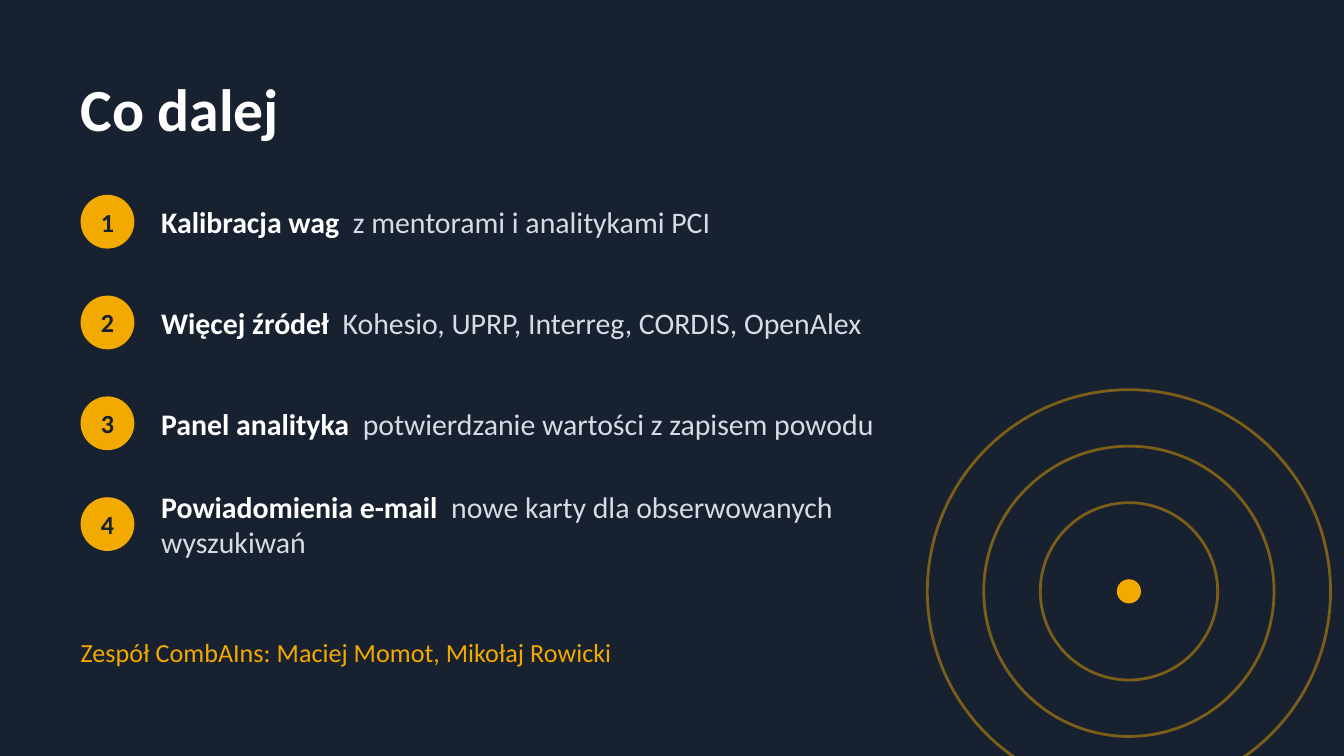
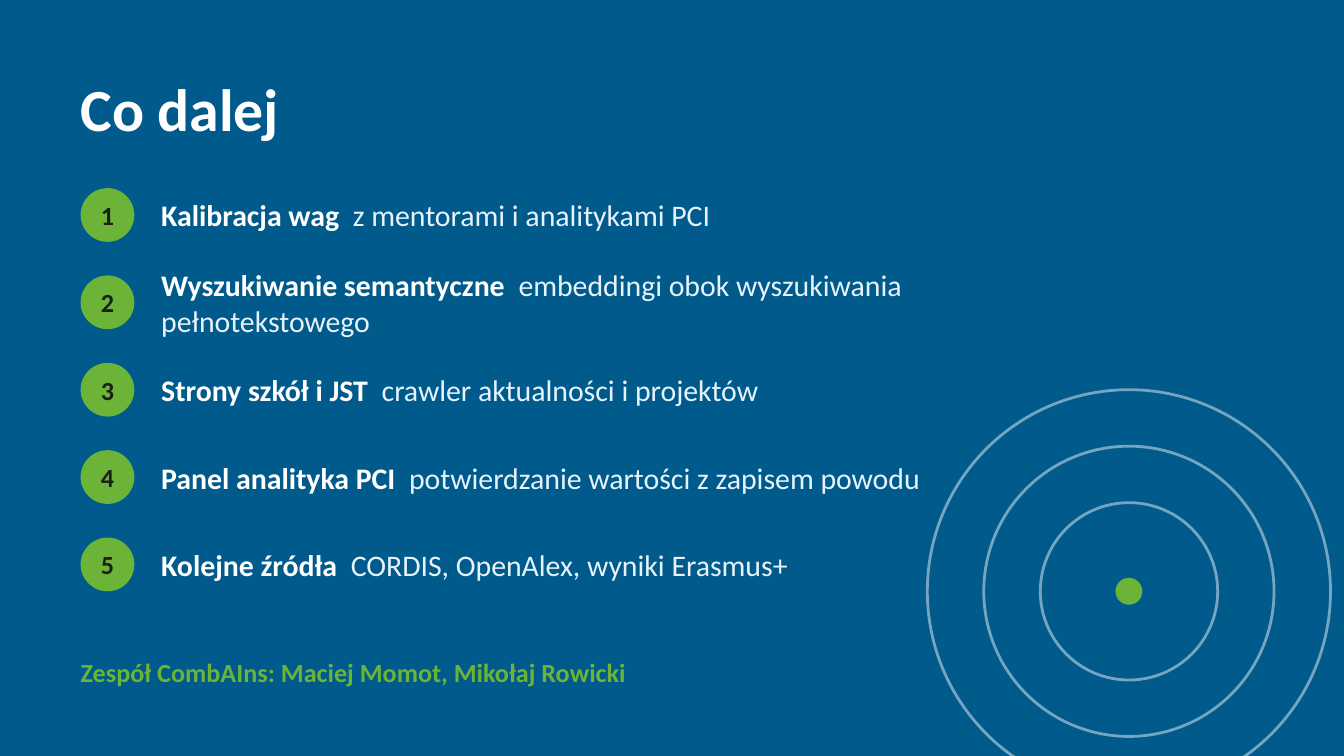
Before and after one commit to FilipLangiewicz/InnovationHub, a slide deck: slide 10 of docs/presentation/Radar_innowacji.pptx. Drawn at 1344x756 pixels with LibreOffice and Linux fonts; fonts in the diff are those of the drawing. Boxes give left, top, right and bottom in pixels: in the first picture for what was removed or moved away, otherwise in the second. Text is boxed around its words. In the diff, an @@ line names an element or a change of style, - is before the commit and + after.

```diff
--- a/docs/presentation/Radar_innowacji.pptx
+++ b/docs/presentation/Radar_innowacji.pptx
@@ background #17212F to #005A8C @@
@@ text "1": place and size @@
-text "1" at box(101, 215, 114, 232)
+text "1" at box(101, 208, 114, 225)
@@ ellipse: place and size @@
-ellipse at box(81, 195, 134, 249)
+ellipse at box(81, 188, 134, 242)
@@ text "Kalibracja wag z mentorami i ...": place and size @@
-text "Kalibracja wag z mentorami i ..." at box(161, 212, 710, 238)
+text "Kalibracja wag z mentorami i ..." at box(161, 205, 710, 231)
@@ text "Kalibracja wag z mentorami i ..." at box(161, 205, 710, 231): text colour #D5DCE6 to #E6F3FB in "z mentorami i analitykami PCI" @@
@@ text "2": place and size @@
-text "2" at box(101, 315, 114, 332)
+text "2" at box(101, 295, 114, 312)
@@ ellipse: place and size @@
-ellipse at box(81, 296, 134, 349)
+ellipse at box(81, 276, 134, 329)
@@ text at box(161, 275, 902, 337): text changed; text colour #D5DCE6 to #E6F3FB @@
-Więcej źródeł Kohesio, UPRP, Interreg, CORDIS, OpenAlex
+Wyszukiwanie semantyczne embeddingi obok wyszukiwania pełnotekstowego
@@ text "3": place and size @@
-text "3" at box(101, 416, 114, 433)
+text "3" at box(101, 383, 114, 400)
@@ ellipse: place and size @@
-ellipse at box(81, 396, 134, 450)
+ellipse at box(81, 363, 134, 417)
@@ text added at box(161, 380, 758, 406), 16 pt, text #E6F3FB @@
+Strony szkół i JST crawler aktualności i projektów
@@ text colour #17212F to #1D1D1B in 4 elements at box(101, 208, 114, 225), box(101, 295, 114, 312), box(101, 383, 114, 400), box(101, 470, 114, 487) @@
@@ text "4": place and size @@
-text "4" at box(101, 517, 114, 534)
+text "4" at box(101, 470, 114, 487)
@@ ellipse: place and size @@
-ellipse at box(81, 497, 134, 551)
+ellipse at box(81, 450, 134, 504)
@@ fill #F2A900 to #6BB437 in 5 elements at box(81, 188, 134, 242), box(1116, 578, 1142, 605), box(81, 276, 134, 329), box(81, 363, 134, 417), box(81, 450, 134, 504) @@
@@ text at box(161, 468, 920, 494): text changed; text colour #D5DCE6 to #E6F3FB @@
-Panel analityka potwierdzanie wartości z zapisem powodu
+Panel analityka PCI potwierdzanie wartości z zapisem powodu
@@ text removed at box(161, 497, 832, 558) @@
-Powiadomienia e-mail nowe karty dla obserwowanych wyszukiwań
@@ outline #F2A900 1.5 pt to #FFFFFF 1.5 pt in 3 elements at box(927, 390, 1331, 756), box(984, 446, 1274, 737), box(1040, 503, 1218, 680) @@
@@ ellipse added at box(81, 538, 134, 591), fill #6BB437 @@
@@ text added at box(101, 557, 114, 574), 14 pt, text #1D1D1B, bold @@
+5
@@ text added at box(161, 555, 788, 581), 16 pt, text #E6F3FB @@
+Kolejne źródła CORDIS, OpenAlex, wyniki Erasmus+
@@ text "Zespół CombAIns: Maciej Momot, Mikołaj ...": place and size @@
-text "Zespół CombAIns: Maciej Momot, Mikołaj ..." at box(81, 644, 611, 667)
+text "Zespół CombAIns: Maciej Momot, Mikołaj ..." at box(81, 664, 625, 687)
@@ text "Zespół CombAIns: Maciej Momot, Mikołaj ..." at box(81, 664, 625, 687): text colour #F2A900 to #6BB437, bold on @@
```
Also in this commit, not shown: 6 other slides changed, 3 slides added, 3 slides removed, 7 other files.
